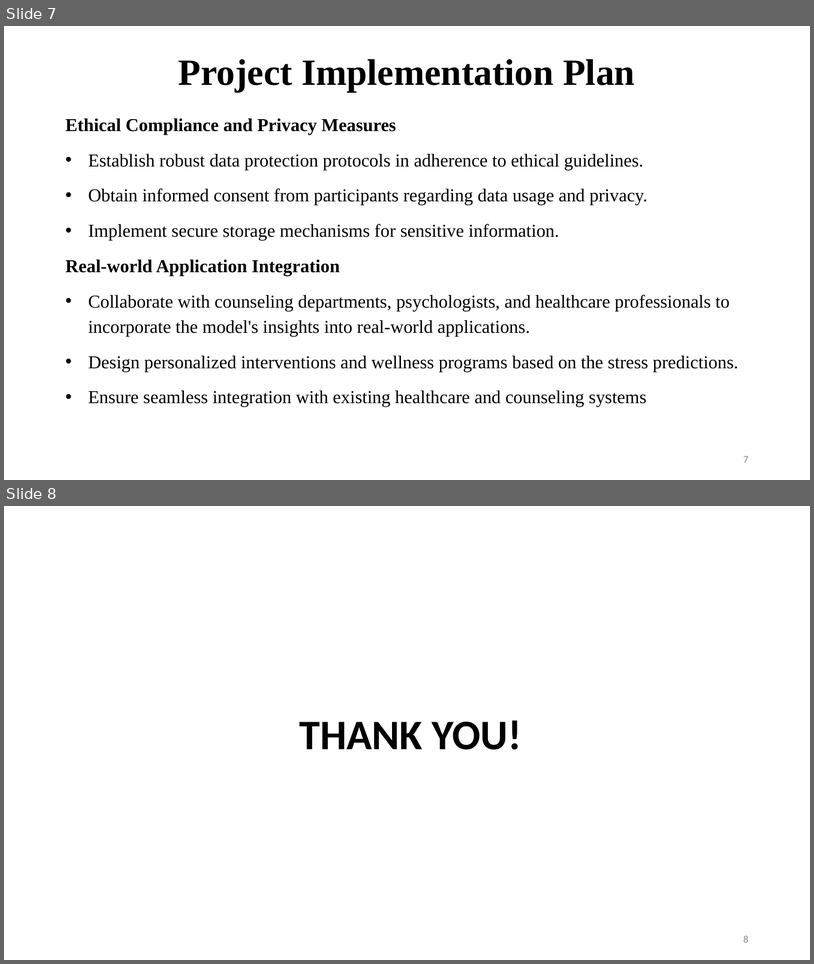
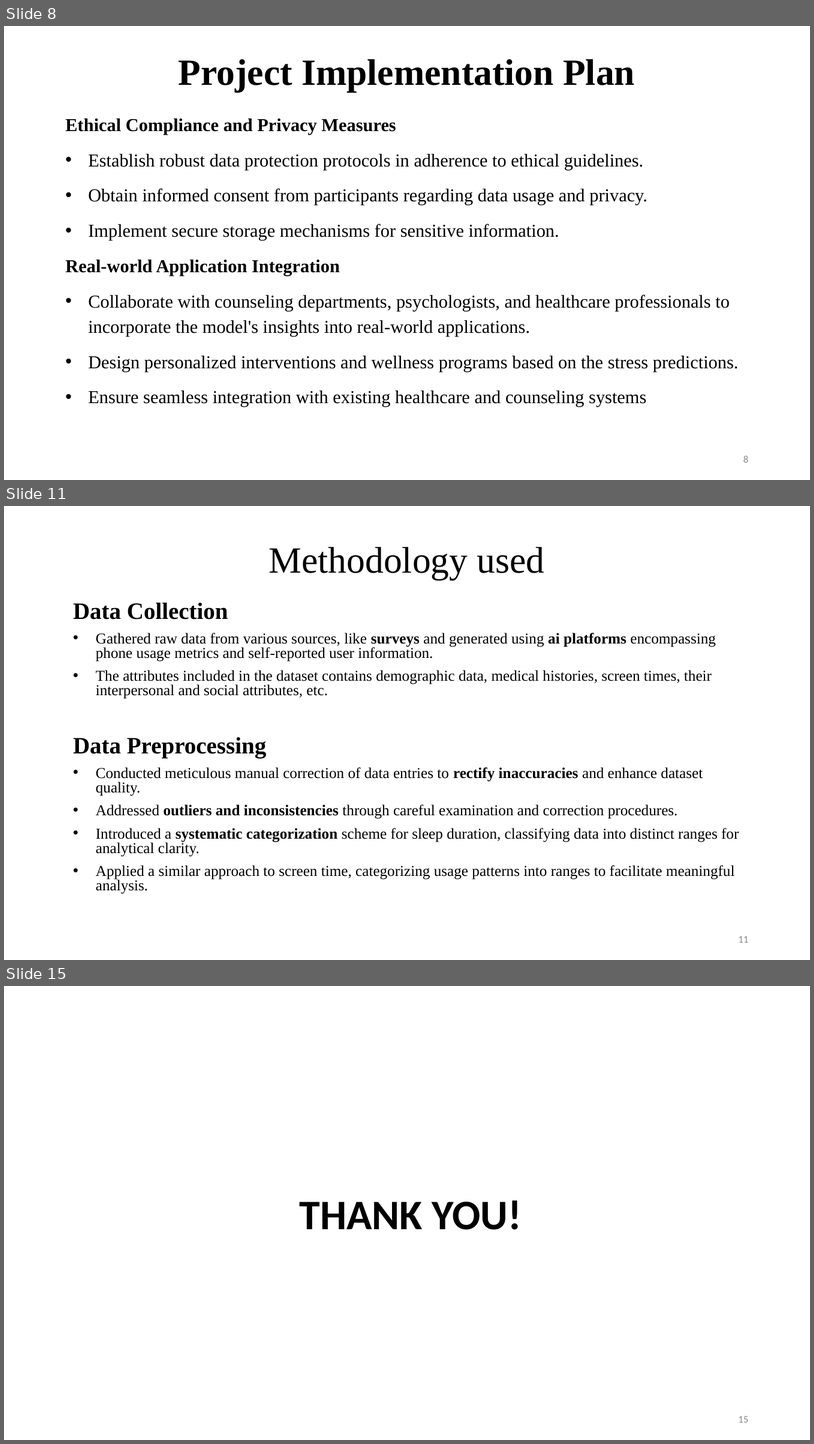
Before and after one commit to Brainskull24/Heal.ai, a slide deck: PPT.pptx. Shown one above the other, each under a label of ours: slides 7 and 8 before the commit, slides 8, 11 and 15 after it; the slides between them are not shown. The pictures are 814x964 and 814x1444 pixels, drawn with LibreOffice and Linux fonts; fonts in the diff are those of the drawing; background and template pictures are left out. Boxes give left, top, right and bottom in pixels: in the first picture for what was removed or moved away, otherwise in the second. Text is boxed around its words. In the diff, an @@ line names an element or a change of style, - is before the commit and + after.

```diff
--- a/PPT.pptx
+++ b/PPT.pptx
@@ slide 11 added at (4,506,810,960), background picture (left out) @@
@@ title added at (269,547,545,580), 44 pt, text #000000 @@
+Methodology used
@@ text added at (73,603,739,894), 18 pt, text #000000 @@
+Data Collection
+• Gathered raw data from various sources, like surveys and generated using ai platforms encompassing phone usage metrics and self-reported user information.
+• The attributes included in the dataset contains demographic data, medical histories, screen times, their interpersonal and social attributes, etc.
+Data Preprocessing
+• Conducted meticulous manual correction of data entries to rectify inaccuracies and enhance dataset quality.
+• Addressed outliers and inconsistencies through careful examination and correction procedures.
+• Introduced a systematic categorization scheme for sleep duration, classifying data into distinct ranges for analytical clarity.
+• Applied a similar approach to screen time, categorizing usage patterns into ranges to facilitate meaningful analysis.
@@ page number added at (738,936,749,942), 12 pt, text #888888 @@
+11
@@ what was slide 7 is now slide 8 @@
@@ page number at (744,455,749,462): text changed @@
-7
+8
@@ what was slide 8 is now slide 15 @@
@@ page number at (738,1416,749,1422): text changed @@
-8
+15
```
Also in this commit, not shown: 5 slides changed, 6 other slides added, 7 other files.
